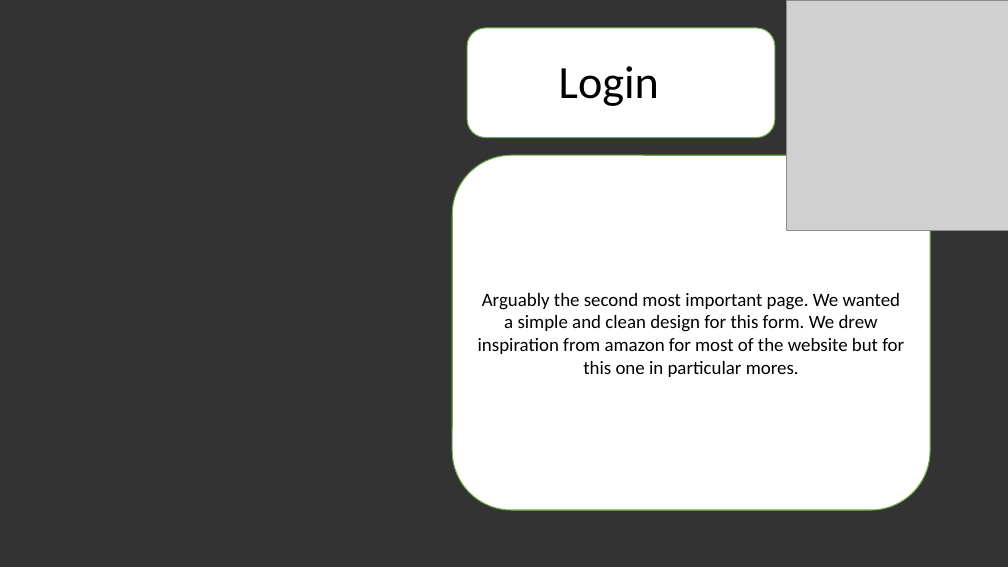
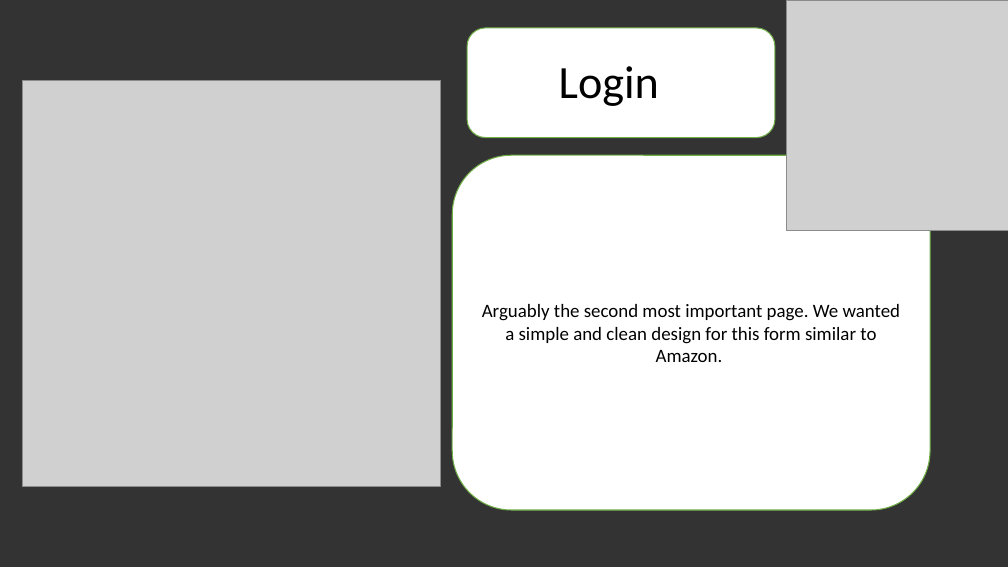
Before and after one commit to dinotrooper/CSE_3324_project, a slide deck: slide 3 of Project Docs/group07DCSPRikkAnderson.pptx. Drawn at 1008x567 pixels with LibreOffice and Linux fonts; fonts in the diff are those of the drawing; grey boxes stand for pictures. Boxes give left, top, right and bottom in pixels: in the first picture for what was removed or moved away, otherwise in the second. Text is boxed around its words. In the diff, an @@ line names an element or a change of style, - is before the commit and + after.

Commit message:
added screenshots to the powerpoint changed firstPage a bit

```diff
--- a/Project Docs/group07DCSPRikkAnderson.pptx
+++ b/Project Docs/group07DCSPRikkAnderson.pptx
@@ picture added at (23, 81, 441, 486) @@
@@ text in rounded rectangle at (482, 304, 900, 362): text changed @@
-Arguably the second most important page. We wanted a simple and clean design for this form. We drew inspiration from amazon for most of the website but for this one in particular mores.
+Arguably the second most important page. We wanted a simple and clean design for this form similar to Amazon.
```
Also in this commit, not shown: 13 other slides changed, 1 other file.
